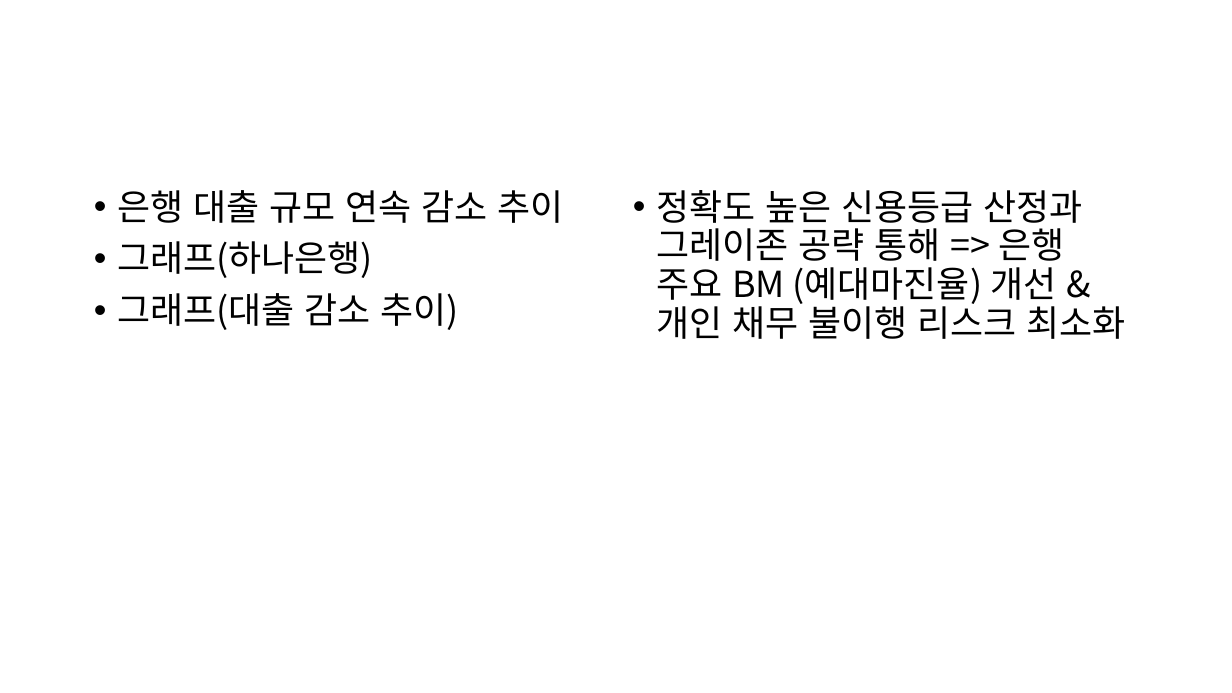
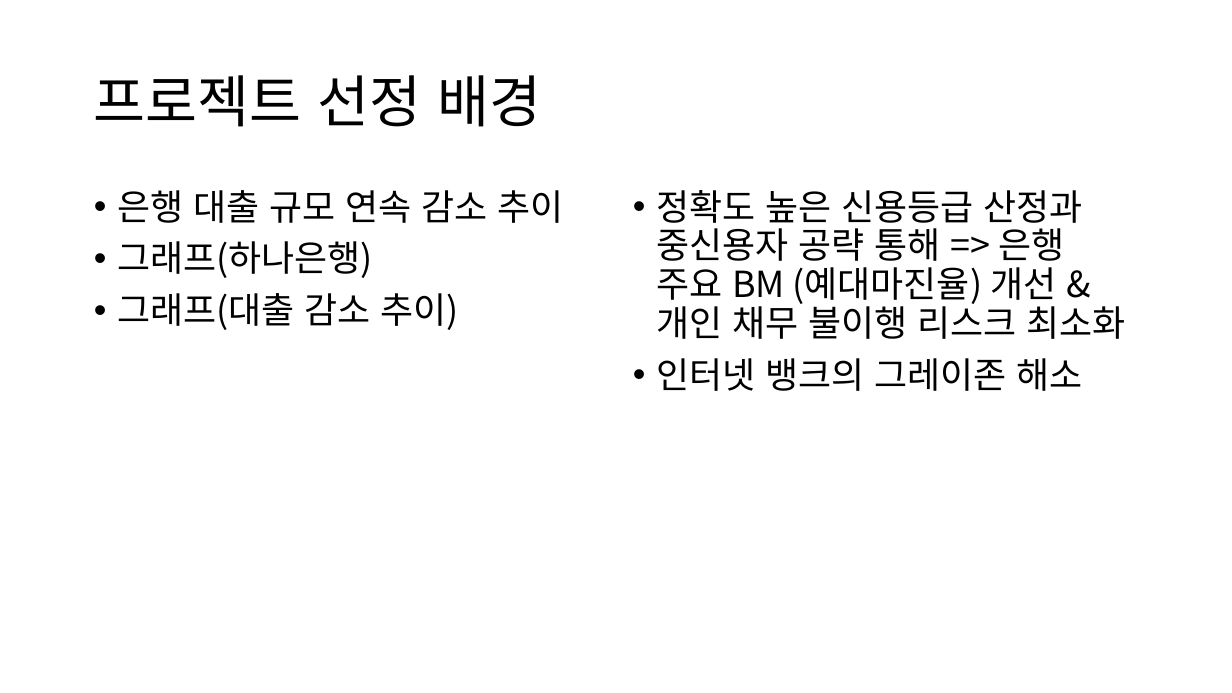
Before and after one commit to HANARONE/dh01, a slide deck: slide 2 of 개인고객 신용등급 산정 모델링.pptx. Drawn at 1232x693 pixels with LibreOffice and Linux fonts; fonts in the diff are those of the drawing. Boxes give left, top, right and bottom in pixels: in the first picture for what was removed or moved away, otherwise in the second. Text is boxed around its words. In the diff, an @@ line names an element or a change of style, - is before the commit and + after.

Commit message:
update

```diff
--- a/개인고객 신용등급 산정 모델링.pptx
+++ b/개인고객 신용등급 산정 모델링.pptx
@@ title added at [94, 75, 541, 127], 44 pt, text #000000 @@
+프로젝트 선정 배경
@@ text at [656, 190, 1125, 391]: text changed @@
-• 정확도 높은 신용등급 산정과 그레이존 공략 통해 => 은행 주요 BM (예대마진율) 개선 & 개인 채무 불이행 리스크 최소화
+• 정확도 높은 신용등급 산정과 중신용자 공략 통해 => 은행 주요 BM (예대마진율) 개선 & 개인 채무 불이행 리스크 최소화
+• 인터넷 뱅크의 그레이존 해소
```
Also in this commit, not shown: 6 slides added, 2 slides removed.
